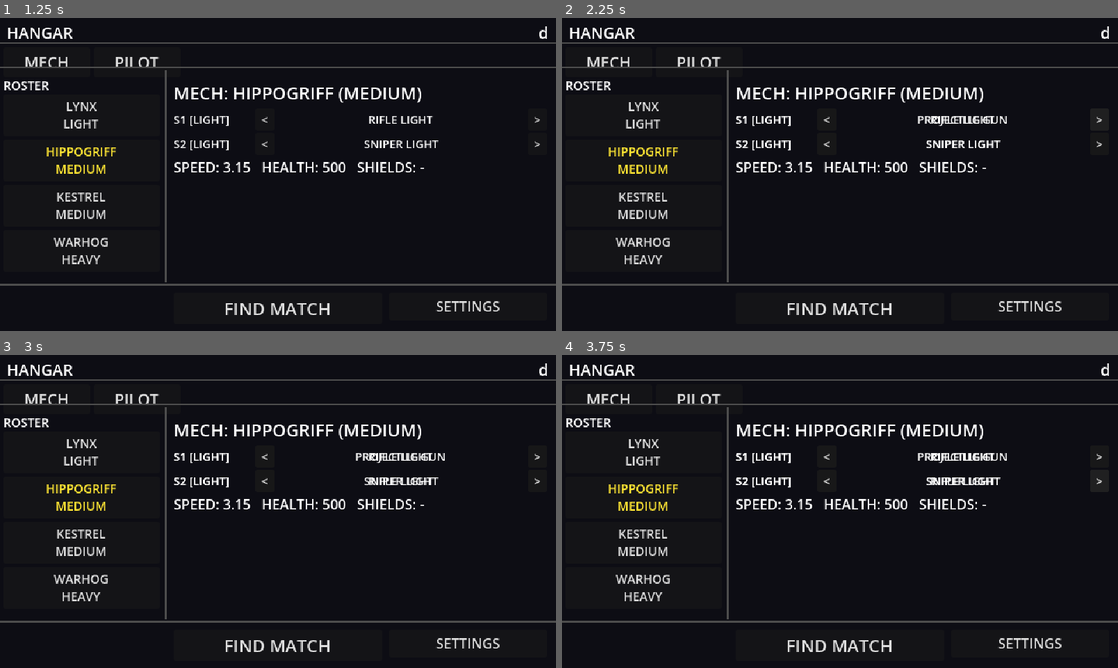
Above: before the commit, frames 1-4 (two rows, left to right).
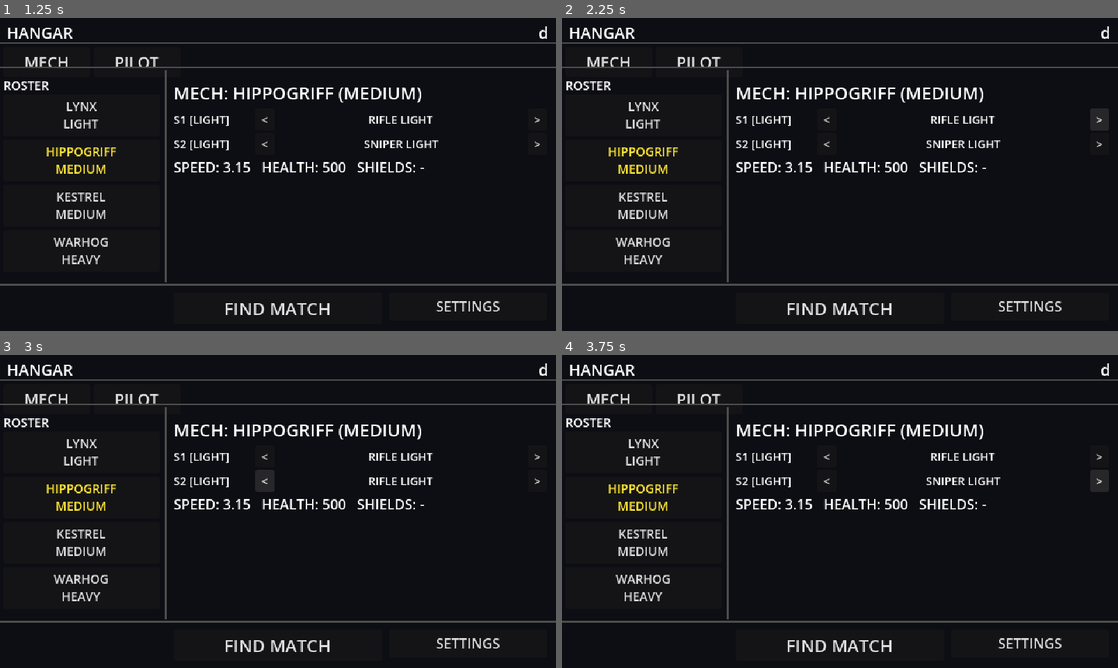
Above: after the commit, the same moments.

Repository: jonathandaley/Hardpoint
Game: Godot game, scene res://scenes/ui/TitleScreen.tscn
Two runs of this game, one before a commit and one after it. Both use one fixed random seed, a clock stepped at 60 frames per second and the inputs below.
Inputs (mouse positions are in pixels of both pictures, inside the frame that each line leads up to):
- Up to frame 1 (1.25 s): tap Enter (ui_accept) at 0.5 s; move the mouse to (400, 158) at 0.52 s; hold D (move_right) from 0.53 s (still down); hold Enter (ui_accept) from 0.53 s (still down)
- Up to frame 2 (2.25 s): release D (move_right) at 1.25 s; release Enter (ui_accept) at 1.25 s; click "<" at 1.25 s; click ">" at 2 s
- Up to frame 3 (3 s): click "<" at 2.75 s
- Up to frame 4 (3.75 s): click ">" at 3.5 s

Frame 1 is identical in both runs. In frame 2, 0.5% of the frame differs, in the area x 31-80%, y 31-43%; in frame 3, 0.5%; in frame 4, 0.6%, in the area x 31-97%, y 31-43%.

Commit message:
Fix weapon picker label overlap on cycle
queue_free() is deferred so rebuilding the picker left two overlapping
nodes. Now _build_weapon_picker() stores Label refs in _weapon_name_labels
and _on_weapon_cycle() updates text in-place instead of rebuilding.

Co-Authored-By: Claude Sonnet 4.6 <noreply@anthropic.com>

Diff:
--- a/scripts/Hangar.gd
+++ b/scripts/Hangar.gd
@@ -27,7 +27,8 @@
 
 var _mechs: Array = []
 var _selected: int = 0
-var _weapon_indices: Array = []   # WEAPON_CATALOG index per slot for the selected mech
+var _weapon_indices: Array = []      # WEAPON_CATALOG index per slot for the selected mech
+var _weapon_name_labels: Array = []  # Label refs in the picker, updated in-place on cycle
 
 func _ready() -> void:
 	Input.mouse_mode = Input.MOUSE_MODE_VISIBLE
@@ -141,6 +142,8 @@
 	var row_h := 24.0
 	var picker_top := 44.0
 
+	_weapon_name_labels.clear()
+
 	var picker := VBoxContainer.new()
 	picker.name = "WeaponPicker"
 	picker.offset_left = 200.0
@@ -184,6 +187,7 @@
 		wep_lbl.horizontal_alignment = HORIZONTAL_ALIGNMENT_CENTER
 		wep_lbl.vertical_alignment = VERTICAL_ALIGNMENT_CENTER
 		row.add_child(wep_lbl)
+		_weapon_name_labels.append(wep_lbl)
 
 		var next_btn := Button.new()
 		next_btn.text = ">"
@@ -223,7 +227,8 @@
 	overrides[slot_idx] = load(WEAPON_CATALOG[_weapon_indices[slot_idx]]["path"])
 	Game.loadout["weapon_overrides"] = overrides
 
-	_update_mech_panel()
+	if slot_idx < _weapon_name_labels.size() and is_instance_valid(_weapon_name_labels[slot_idx]):
+		_weapon_name_labels[slot_idx].text = WEAPON_CATALOG[_weapon_indices[slot_idx]]["name"]
 
 func _show_tab(idx: int) -> void:
 	mech_panel.visible = idx == 0
